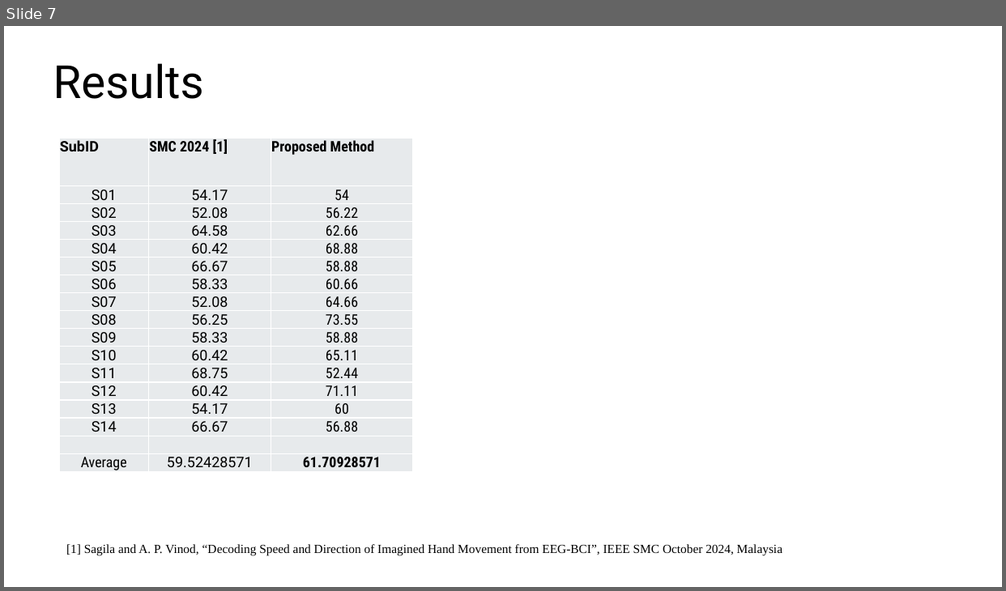
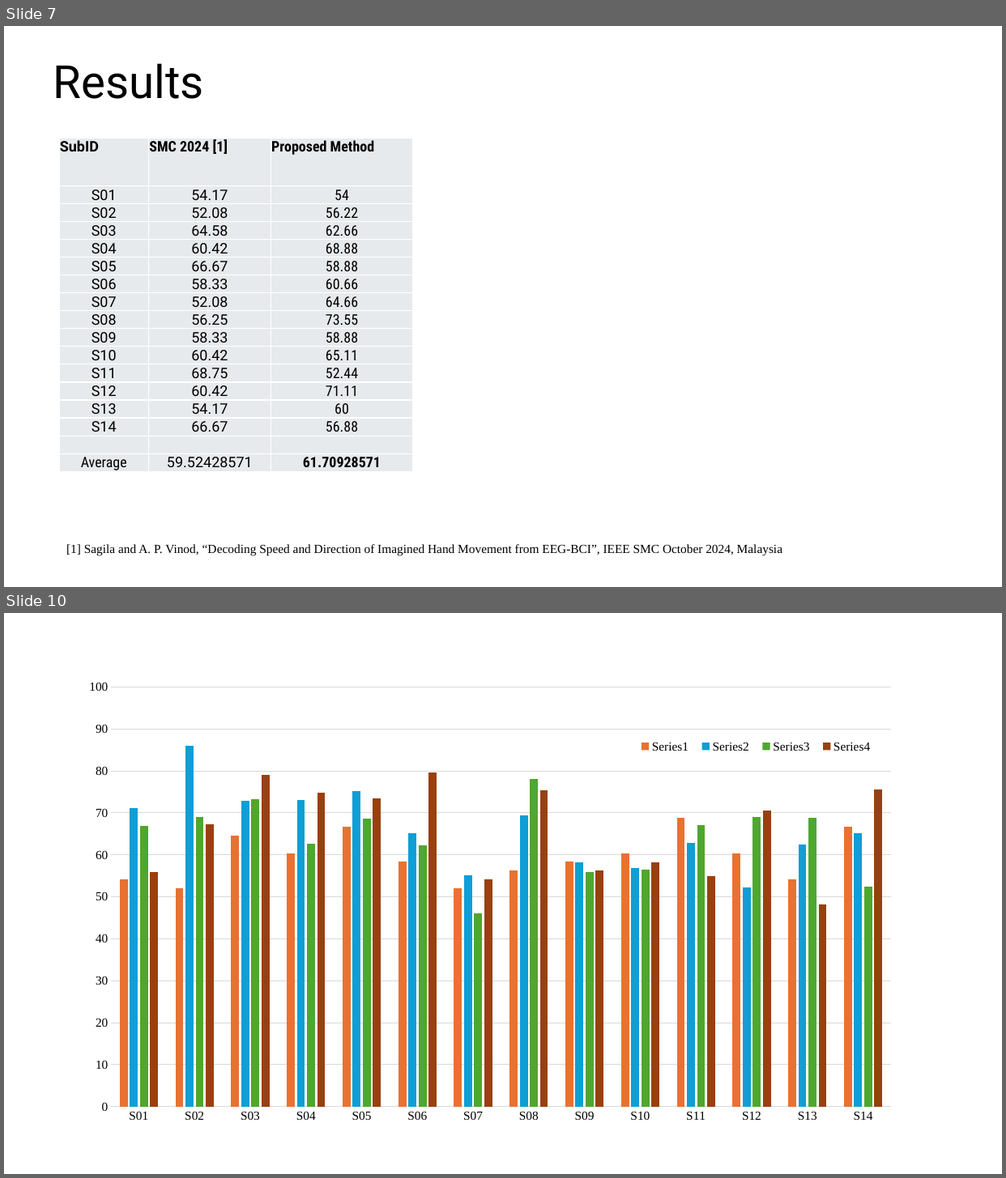
Before and after one commit to Parshiva24/EEGScaler, a slide deck: document/EEGScaler.pptx. Shown one above the other, each under a label of ours: slide 7 before the commit, slides 7 and 10 after it; the slides between them are not shown. The pictures are 1006x591 and 1006x1178 pixels, drawn with LibreOffice and Linux fonts; fonts in the diff are those of the drawing. Boxes give left, top, right and bottom in pixels: in the first picture for what was removed or moved away, otherwise in the second. Text is boxed around its words. In the diff, an @@ line names an element or a change of style, - is before the commit and + after.

```diff
--- a/document/EEGScaler.pptx
+++ b/document/EEGScaler.pptx
@@ slide 10 added at <box>4,613,1002,1174</box>, background #FFFFFF @@
@@ column chart added at <box>71,672,902,1132</box> @@
+categories: S01, S02, S03, S04, S05, S06, S07, S08, S09, S10, S11, S12, S13, S14
+: 54, 52, 65, 60, 67, 58, 52, 56, 58, 60, 69, 60, 54, 67
+: 71, 86, 73, 73, 75, 65, 55, 69, 58, 57, 63, 52, 62, 65
+: 67, 69, 73, 63, 69, 62, 46, 78, 56, 56, 67, 69, 69, 52
+: 56, 67, 79, 75, 74, 80, 54, 75, 56, 58, 55, 71, 48, 76
```
Also in this commit, not shown: 1 other slide added, 5 other files.
